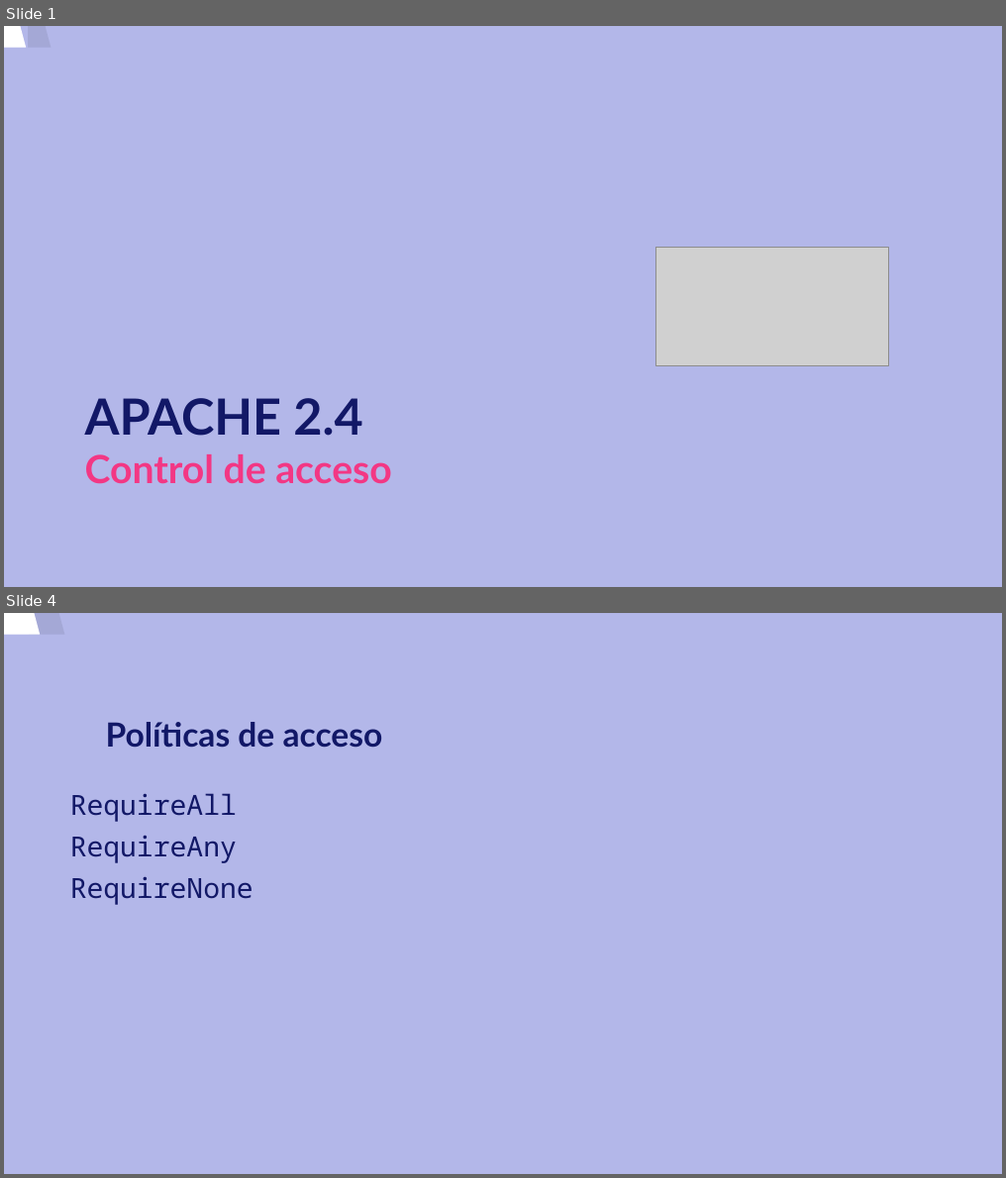
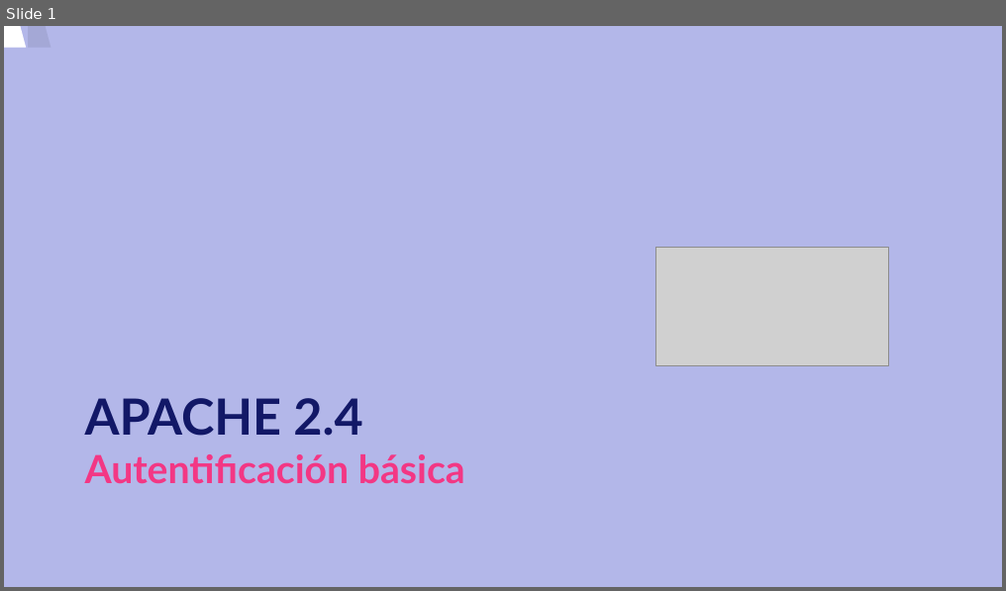
Before and after one commit to josedom24/curso_apache24, a slide deck: curso/u16/u16.odp. Shown one above the other, each under a label of ours: slides 1 and 4 before the commit, slide 1 after it; the slides between them are not shown. The pictures are 1006x1178 and 1006x591 pixels, drawn with LibreOffice and Linux fonts; fonts in the diff are those of the drawing; grey boxes stand for pictures. Boxes give left, top, right and bottom in pixels: in the first picture for what was removed or moved away, otherwise in the second. Text is boxed around its words. In the diff, an @@ line names an element or a change of style, - is before the commit and + after.

```diff
--- a/curso/u16/u16.odp
+++ b/curso/u16/u16.odp
@@ slide 4 removed at bbox=[4, 613, 1002, 1174], background #B3B7E9 @@
@@ freeform shape removed at bbox=[4, 613, 902, 1174] @@
@@ freeform shape removed at bbox=[29, 613, 927, 1174] @@
@@ title removed at bbox=[106, 722, 383, 747] @@
-Políticas de acceso
@@ text removed at bbox=[70, 793, 253, 905] @@
-RequireAll
-RequireAny
-RequireNone
@@ slide 1 changed as well @@
@@ title at bbox=[85, 398, 465, 483]: text changed @@
-APACHE 2.4
-Control de acceso
+APACHE 2.4
+Autentificación básica
```
Also in this commit, not shown: 3 slides added, 2 other slides removed, 1 other file.
